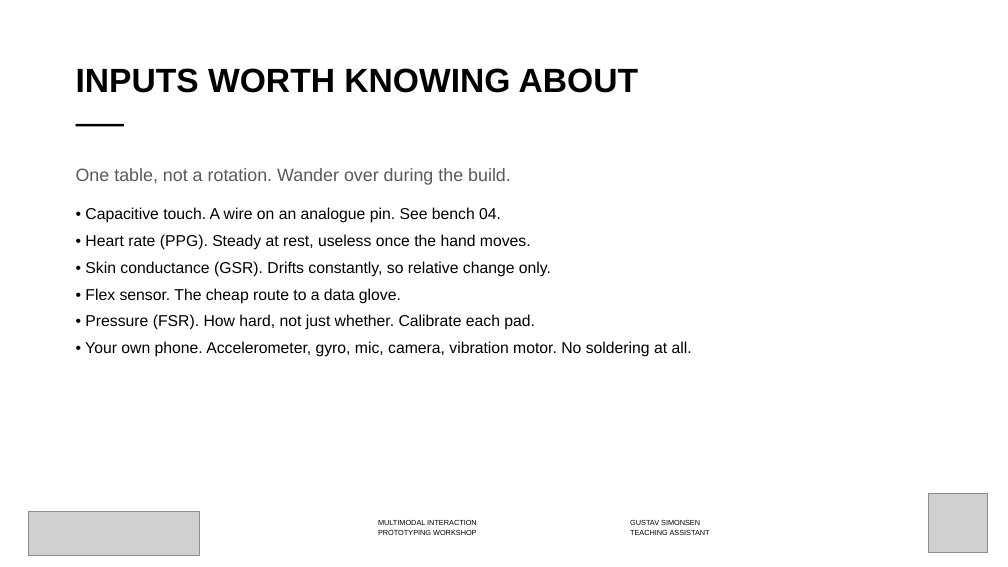
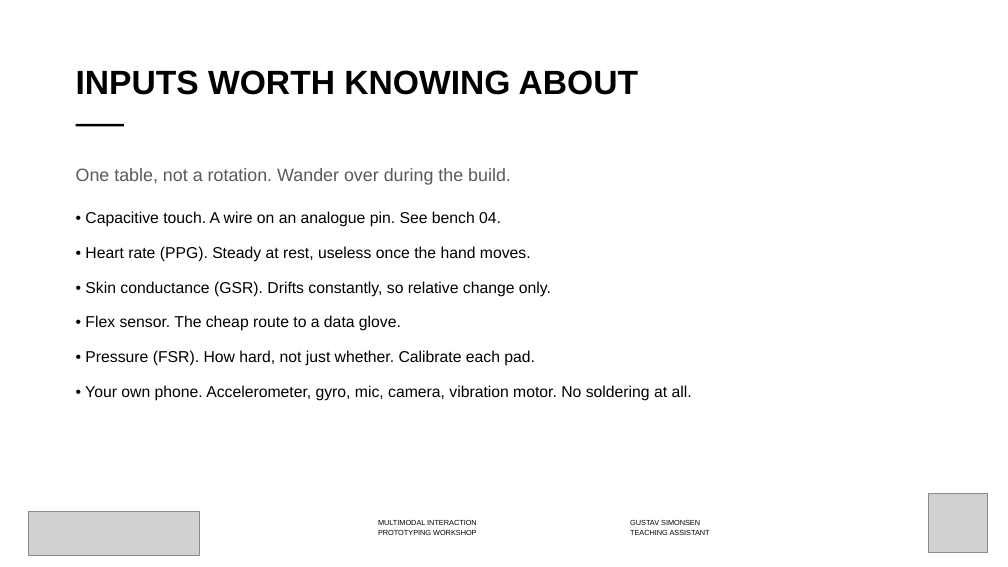
Before and after one commit to labtools-au/multimodal-actuator-workshop, a slide deck: slide 14 of docs/multimodal-actuator-workshop.pptx. Drawn at 1008x567 pixels with LibreOffice and Linux fonts; fonts in the diff are those of the drawing; grey boxes stand for pictures; background and template pictures are left out. Boxes give left, top, right and bottom in pixels: in the first picture for what was removed or moved away, otherwise in the second. Text is boxed around its words. In the diff, an @@ line names an element or a change of style, - is before the commit and + after.

```diff
--- a/docs/multimodal-actuator-workshop.pptx
+++ b/docs/multimodal-actuator-workshop.pptx
@@ title "INPUTS WORTH KNOWING ABOUT" at <box>76,70,638,95</box>: line spacing 0.98 to 1 @@
@@ text "One table, not a rotation. ...": place and size @@
-text "One table, not a rotation. ..." at <box>85,207,692,357</box>
+text "One table, not a rotation. ..." at <box>76,168,692,401</box>
@@ text at <box>85,211,692,401</box>: line spacing 1.25 to 1.28; more space between paragraphs @@
```
Also in this commit, not shown: 18 other slides changed, 6 other files.
